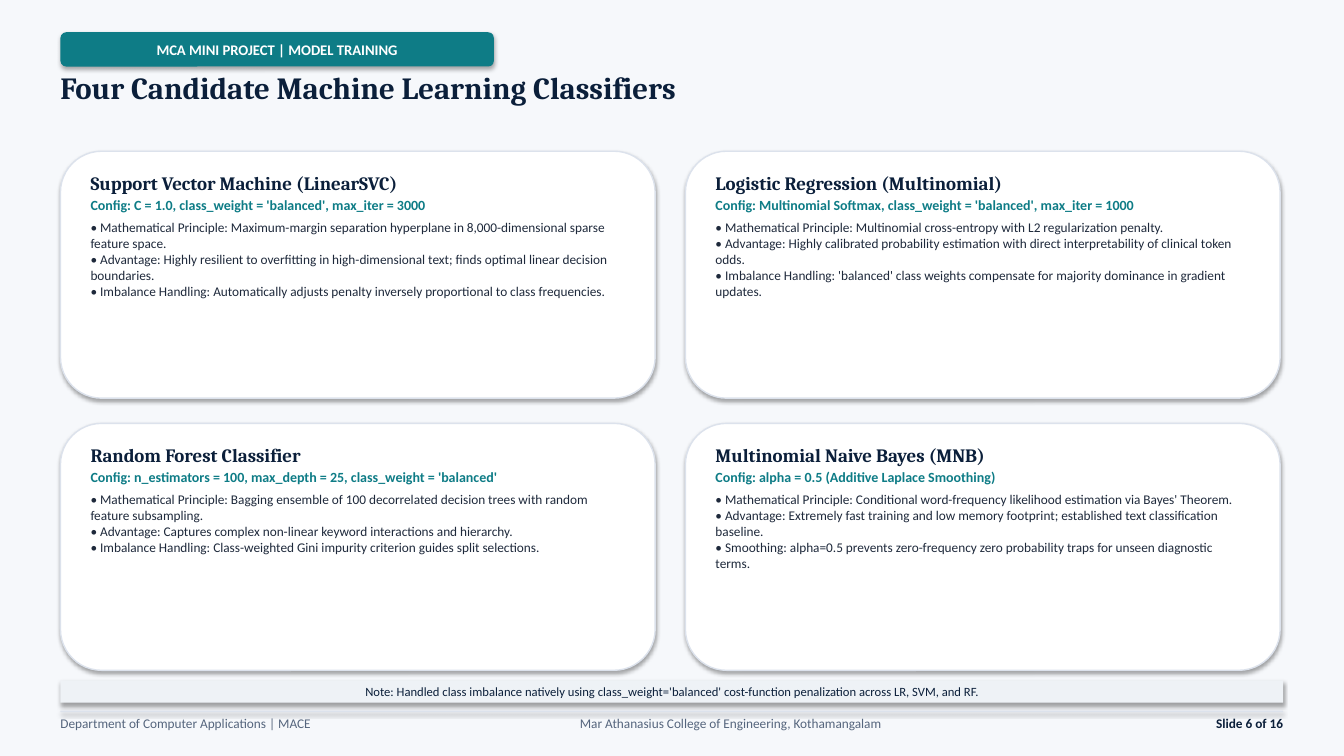
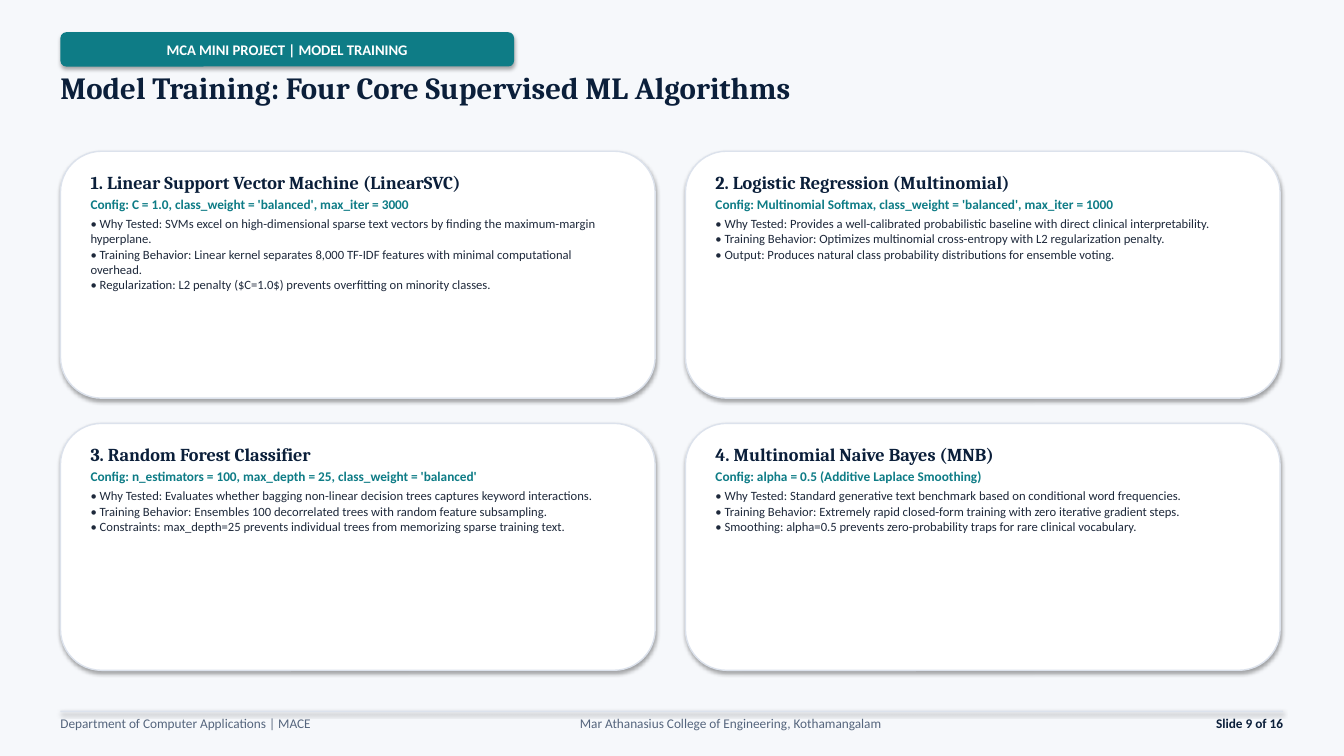
Before and after one commit to JiphinGeorge/Mini-Project-S3-MCA, a slide deck: slide 9 of model training project/2nd Presentation 30-9-2026/Medical_Specialty_Classification_Interim_Presentation_2.pptx (slide 6 before the commit). Drawn at 1344x756 pixels with LibreOffice and Linux fonts; fonts in the diff are those of the drawing. Boxes give left, top, right and bottom in pixels: in the first picture for what was removed or moved away, otherwise in the second. Text is boxed around its words. In the diff, an @@ line names an element or a change of style, - is before the commit and + after.

```diff
--- a/model training project/2nd Presentation 30-9-2026/Medical_Specialty_Classification_Interim_Presentation_2.pptx
+++ b/model training project/2nd Presentation 30-9-2026/Medical_Specialty_Classification_Interim_Presentation_2.pptx
@@ rounded rectangle "MCA MINI PROJECT | MODEL ...": place and size @@
-rounded rectangle "MCA MINI PROJECT | MODEL ..." at (60, 32, 494, 67)
+rounded rectangle "MCA MINI PROJECT | MODEL ..." at (60, 32, 514, 67)
@@ text at (60, 77, 790, 106): text changed @@
-Four Candidate Machine Learning Classifiers
+Model Training: Four Core Supervised ML Algorithms
@@ text at (91, 176, 461, 193): text changed; size 13.5 to 13 pt @@
-Support Vector Machine (LinearSVC)
+1. Linear Support Vector Machine (LinearSVC)
@@ text at (715, 176, 1010, 193): text changed; size 13.5 to 13 pt @@
-Logistic Regression (Multinomial)
+2. Logistic Regression (Multinomial)
@@ text at (91, 199, 409, 212): size 10 to 9.5 pt in "Config: C = 1.0, class_weight = 'balanced', ..." @@
@@ text at (715, 199, 1113, 212): size 10 to 9.5 pt in "Config: Multinomial Softmax, class_weight = 'balanced', max_ ..." @@
@@ text at (91, 219, 595, 291): text changed; size 9.5 to 9 pt @@
-• Mathematical Principle: Maximum-margin separation hyperplane in 8,000-dimensional sparse feature space.
-• Advantage: Highly resilient to overfitting in high-dimensional text; finds optimal linear decision boundaries.
-• Imbalance Handling: Automatically adjusts penalty inversely proportional to class frequencies.
+• Why Tested: SVMs excel on high-dimensional sparse text vectors by finding the maximum-margin hyperplane.
+• Training Behavior: Linear kernel separates 8,000 TF-IDF features with minimal computational overhead.
+• Regularization: L2 penalty ($C=1.0$) prevents overfitting on minority classes.
@@ text at (725, 219, 1209, 261): text changed; size 9.5 to 9 pt @@
-• Mathematical Principle: Multinomial cross-entropy with L2 regularization penalty.
-• Advantage: Highly calibrated probability estimation with direct interpretability of clinical token odds.
-• Imbalance Handling: 'balanced' class weights compensate for majority dominance in gradient updates.
+• Why Tested: Provides a well-calibrated probabilistic baseline with direct clinical interpretability.
+• Training Behavior: Optimizes multinomial cross-entropy with L2 regularization penalty.
+• Output: Produces natural class probability distributions for ensemble voting.
@@ text at (91, 448, 311, 461): text changed; size 13.5 to 13 pt @@
-Random Forest Classifier
+3. Random Forest Classifier
@@ text at (715, 448, 994, 465): text changed; size 13.5 to 13 pt @@
-Multinomial Naive Bayes (MNB)
+4. Multinomial Naive Bayes (MNB)
@@ text at (91, 471, 477, 484): size 10 to 9.5 pt in "Config: n_estimators = 100, max_depth = 25, ..." @@
@@ text at (715, 471, 982, 484): size 10 to 9.5 pt in "Config: alpha = 0.5 (Additive Laplace Smoothing)" @@
@@ text at (100, 491, 592, 533): text changed; size 9.5 to 9 pt @@
-• Mathematical Principle: Bagging ensemble of 100 decorrelated decision trees with random feature subsampling.
-• Advantage: Captures complex non-linear keyword interactions and hierarchy.
-• Imbalance Handling: Class-weighted Gini impurity criterion guides split selections.
+• Why Tested: Evaluates whether bagging non-linear decision trees captures keyword interactions.
+• Training Behavior: Ensembles 100 decorrelated trees with random feature subsampling.
+• Constraints: max_depth=25 prevents individual trees from memorizing sparse training text.
@@ text at (725, 491, 1181, 533): text changed; size 9.5 to 9 pt @@
-• Mathematical Principle: Conditional word-frequency likelihood estimation via Bayes' Theorem.
-• Advantage: Extremely fast training and low memory footprint; established text classification baseline.
-• Smoothing: alpha=0.5 prevents zero-frequency zero probability traps for unseen diagnostic terms.
+• Why Tested: Standard generative text benchmark based on conditional word frequencies.
+• Training Behavior: Extremely rapid closed-form training with zero iterative gradient steps.
+• Smoothing: alpha=0.5 prevents zero-probability traps for rare clinical vocabulary.
@@ rectangle removed at (60, 681, 1284, 703) @@
-Note: Handled class imbalance natively using class_weight='balanced' cost-function penalization across LR, SVM, and RF.
@@ text at (1216, 718, 1283, 728): text changed @@
-Slide 6 of 16
+Slide 9 of 16
```
Also in this commit, not shown: 11 other slides changed, 4 slides added, 4 slides removed, 1 other file.
